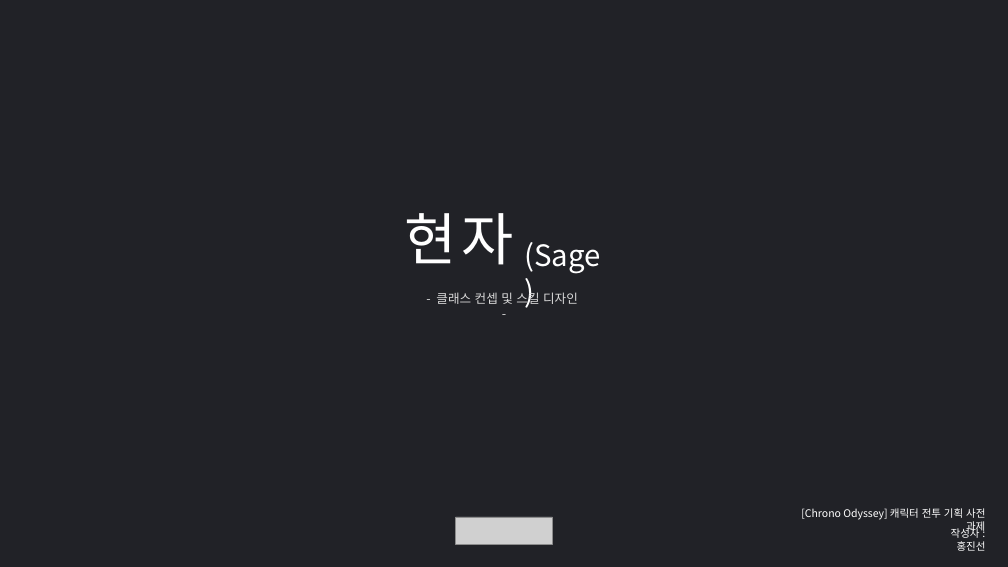
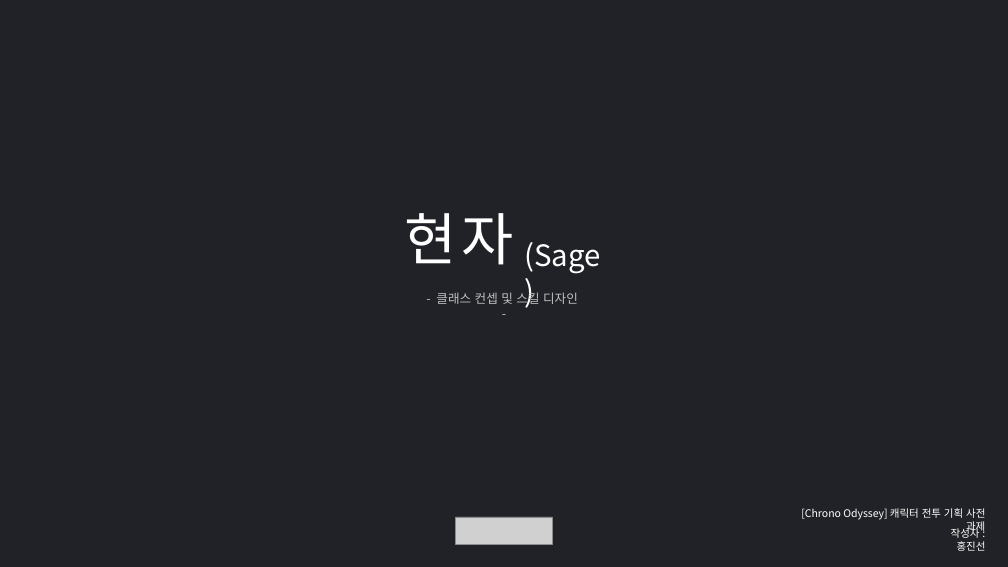
Before and after one commit to hjs0913/GameDesign, a slide deck: slide 1 of 크로노오디세이_전투기획자/사전과제/[과제전형] [Chrono Odyssey] 캐릭터 전투 기획자 모집 _ 홍진선 과제 제출.pptx. Drawn at 1008x567 pixels with LibreOffice and Linux fonts; fonts in the diff are those of the drawing; grey boxes stand for pictures. Boxes give left, top, right and bottom in pixels: in the first picture for what was removed or moved away, otherwise in the second. Text is boxed around its words. In the diff, an @@ line names an element or a change of style, - is before the commit and + after.

Commit message:
클래스 소개 작성 중

```diff
--- a/크로노오디세이_전투기획자/사전과제/[과제전형] [Chrono Odyssey] 캐릭터 전투 기획자 모집 _ 홍진선 과제 제출.pptx
+++ b/크로노오디세이_전투기획자/사전과제/[과제전형] [Chrono Odyssey] 캐릭터 전투 기획자 모집 _ 홍진선 과제 제출.pptx
@@ text "- 클래스 컨셉 및 스킬 ..." at [436, 290, 578, 307]: text colour #D9D9D9 to #BFBFBF @@
```
Also in this commit, not shown: 2 other slides changed, 3 slides added, 2 other files.
